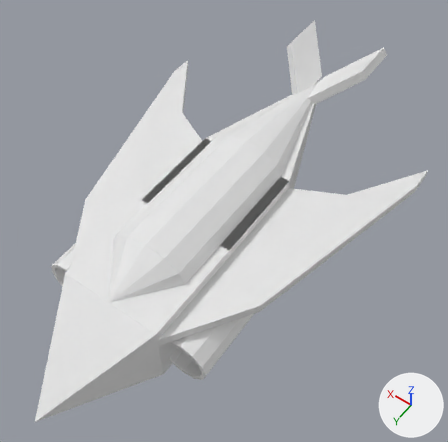
Renders of the Blender file Assets/Art/Spaceship/Spaceship_Fighter.blend from each side of a commit.
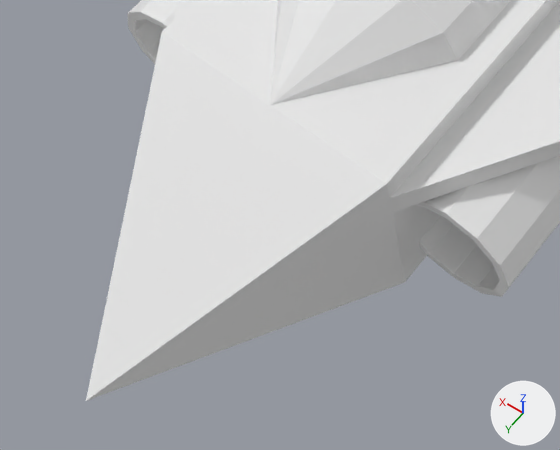
There are two pictures of each version: one whole from a camera (50 mm lens) standing at (-4.59, 6.17, 9.9) and looking at (-0.26, 0.11, 0.37), one close up on the part from 0% to 50% of the width and 59% to 100% of the height. Lighting does not change. The marker at lower right points along +X, +Y and +Z.

Objects in the first close-up: 'Cockpit', 'Engine-Left', 'Engine-Right', 'Fuselage', 'Wing-Left'.
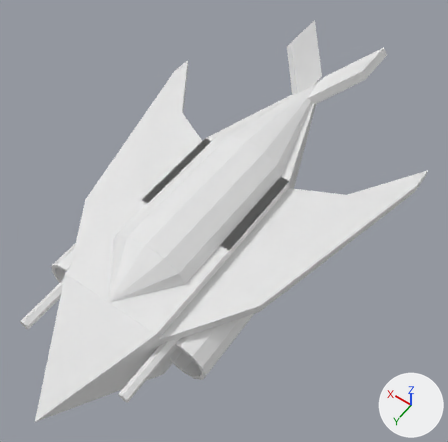
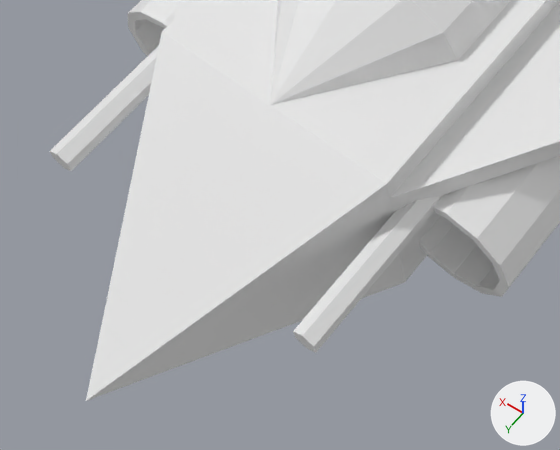
What differs and where, as boxes (x1, y1, x2, y2) in the close-ups (560 x 450 px):
```json
{"object": "Blaster-Left", "change": "added", "after": [293, 195, 443, 353]}
{"object": "Blaster-Right", "change": "added", "after": [50, 46, 159, 171]}
```

Scene script edits in JSON lines:
```json
{"op": "add", "block": "me_cylinder_005", "code": ["me_cylinder_005 = bpy.data.meshes.new('Cylinder.005')", "me_cylinder_005.from_pydata(...)  # a 6-sided cylinder along z spanning x -0.09..0.09, y -0.1..0.1, z -1.0..1.0"]}
{"op": "add", "block": "ob_blaster_left", "code": ["ob_blaster_left = bpy.data.objects.new('Blaster-Left', me_cylinder_005)", "ob_blaster_left.location = (-1.1, 3.0, 0.55)", "ob_blaster_left.rotation_euler = (-1.571, 0.0, 0.0)  # degrees (-90, 0, 0)"]}
{"op": "add", "block": "ob_blaster_right", "code": ["ob_blaster_right = bpy.data.objects.new('Blaster-Right', me_cylinder_005.copy())", "ob_blaster_right.location = (1.1, 3.0, 0.55)", "ob_blaster_right.rotation_euler = (-1.571, 0.0, 0.0)  # degrees (-90, 0, 0)"]}
```
